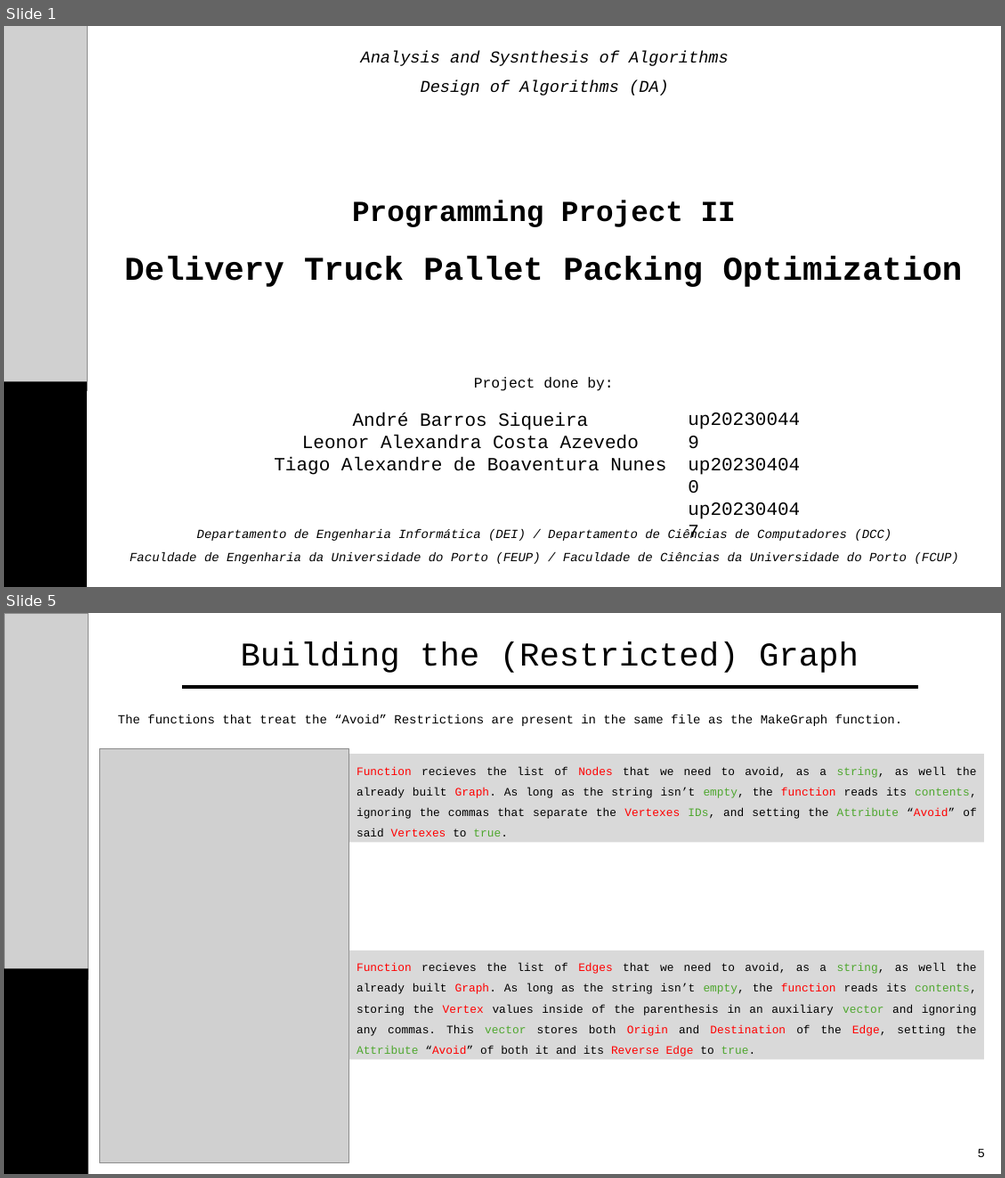
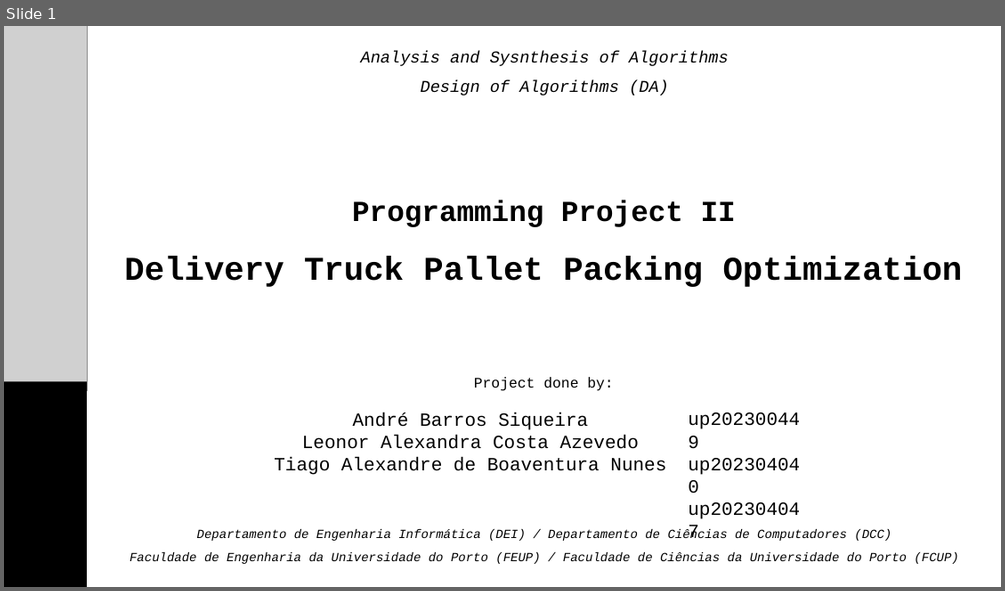
Before and after one commit to taguinhas/DA2425_PRJ2_G35, a slide deck: DA_P2_Presentation.pptx. Shown one above the other, each under a label of ours: slides 1 and 5 before the commit, slide 1 after it; the slides between them are not shown. The pictures are 1005x1178 and 1005x591 pixels, drawn with LibreOffice and Linux fonts; fonts in the diff are those of the drawing; grey boxes stand for pictures; background and template pictures are left out. Boxes give left, top, right and bottom in pixels: in the first picture for what was removed or moved away, otherwise in the second. Text is boxed around its words. In the diff, an @@ line names an element or a change of style, - is before the commit and + after.

```diff
--- a/DA_P2_Presentation.pptx
+++ b/DA_P2_Presentation.pptx
@@ slide 5 removed at (4, 613, 1001, 1174), background #FFFFFF @@
@@ picture removed at (4, 613, 89, 979) @@
@@ text removed at (241, 642, 858, 673) @@
-Building the (Restricted) Graph
@@ line removed from (182, 687) to (918, 687) @@
@@ text removed at (118, 714, 903, 726) @@
-The functions that treat the “Avoid” Restrictions are present in the same file as the MakeGraph function.
@@ picture removed at (100, 748, 348, 1163) @@
@@ rectangle removed at (349, 754, 985, 842) @@
-Function recieves the list of Nodes that we need to avoid, as a string, as well the already built Graph. As long as the string isn’t empty, the function reads its contents, ignoring the commas that separate the Vertexes IDs, and setting the Attribute “Avoid” of said Vertexes to true.
@@ rectangle removed at (349, 950, 985, 1060) @@
-Function recieves the list of Edges that we need to avoid, as a string, as well the already built Graph. As long as the string isn’t empty, the function reads its contents, storing the Vertex values inside of the parenthesis in an auxiliary vector and ignoring any commas. This vector stores both Origin and Destination of the Edge, setting the Attribute “Avoid” of both it and its Reverse Edge to true.
@@ rectangle removed at (4, 968, 89, 1174) @@
@@ text removed at (978, 1148, 985, 1157) @@
-5
```
Also in this commit, not shown: 4 slides changed, 10 slides added, 10 other slides removed.
